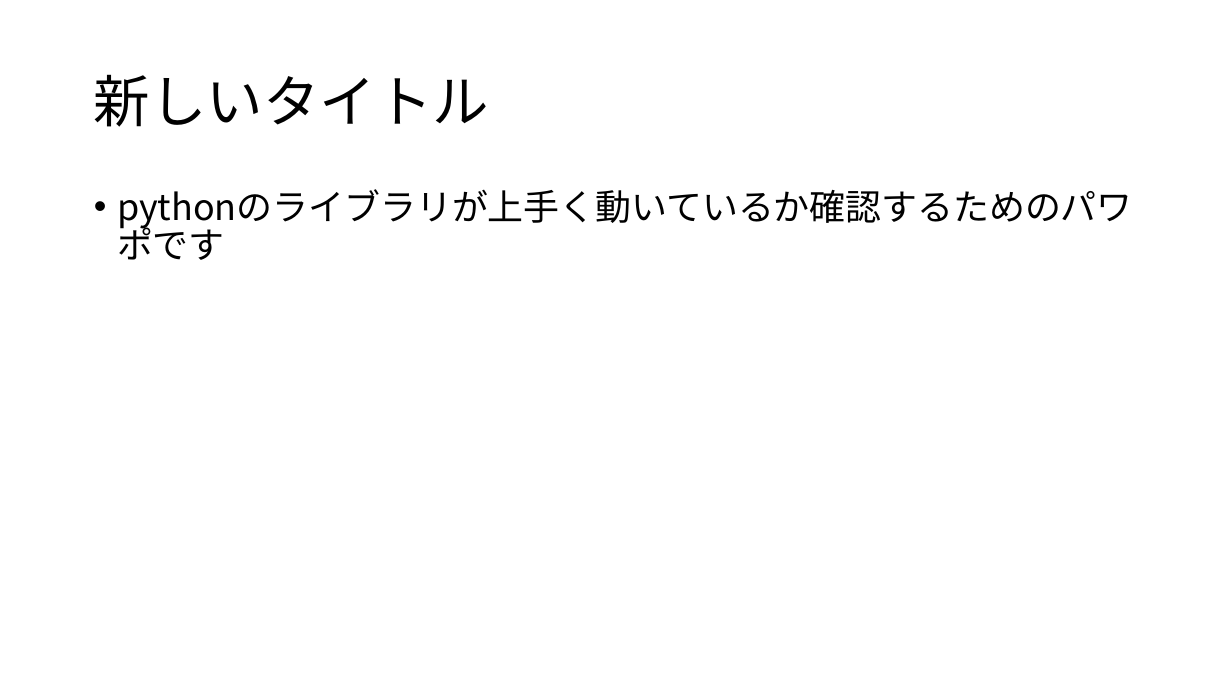
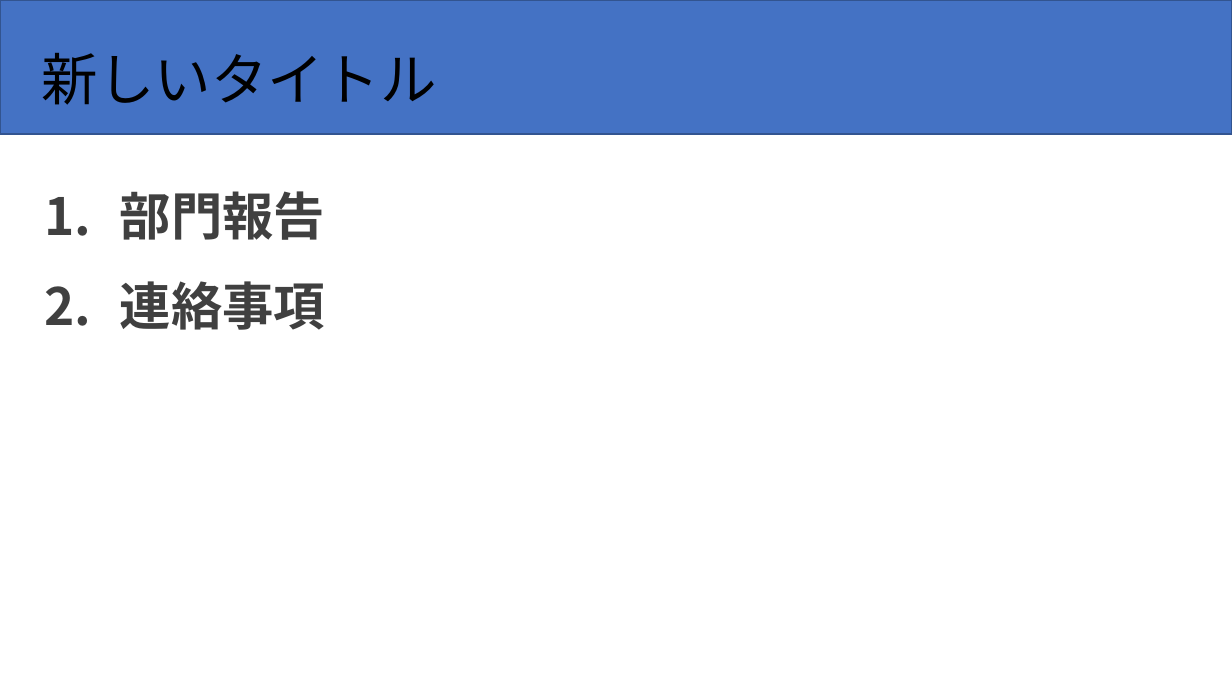
Before and after one commit to dakken205/pptx-maker, a slide deck: slide 2 of backend/outputs/output.pptx. Drawn at 1232x693 pixels with LibreOffice and Linux fonts; fonts in the diff are those of the drawing. Boxes give left, top, right and bottom in pixels: in the first picture for what was removed or moved away, otherwise in the second. Text is boxed around its words. In the diff, an @@ line names an element or a change of style, - is before the commit and + after.

```diff
--- a/backend/outputs/output.pptx
+++ b/backend/outputs/output.pptx
@@ rectangle added at <box>0,0,1232,134</box>, fill #4472C4, outline #325491 1 pt @@
@@ title "新しいタイトル": place and size @@
-title "新しいタイトル" at <box>94,74,489,127</box>
+title "新しいタイトル" at <box>42,53,437,105</box>
@@ text removed at <box>85,185,1148,625</box> @@
-• pythonのライブラリが上手く動いているか確認するためのパワポです
@@ text added at <box>120,191,325,330</box>, 40 pt, text #404040, bold @@
+1. 部門報告
+2. 連絡事項
```
Also in this commit, not shown: 10 slides added, 1 slide removed, 5 other files.
